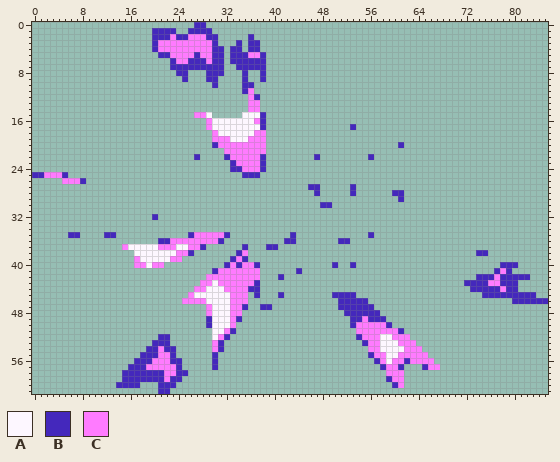
Edited in one commit: sprite sheet (Gondola-pk3/sprites/MM3/Hardman/CRITE0.png). This is how it looked before the edit.
The file is 86x62 pixels.
Palette (. is transparent): A #fdf7ff  B #4428bc  C #ff7bff
Pixels before, first column x 0:
 0 ...........................BB.........................................................
 1 ....................BBBB..BBBB........................................................
 2 ....................BBBCBBCCCBB.....B.................................................
 3 ....................BCCCCCCCCCB...B.BB................................................
 4 ....................BCCCCCCCCCBB.BB.BB................................................
 5 .....................BBCCCCBCCBB.BBBCCB...............................................
 6 .......................BCCBBBCBB.BBBBBB...............................................
 7 .......................BBBBBBBBB..BBBBB...............................................
 8 ........................BB...BBB...B..B...............................................
 9 .........................B...BB....B..B...............................................
10 ..............................B....BB.................................................
11 ...................................BC.................................................
12 ....................................CB................................................
13 ....................................CC................................................
14 ....................................CC................................................
15 ...........................CCA.....AAAB...............................................
16 .............................CAAAAAAACB...............................................
17 .............................CAAAAAAAAB..............B................................
18 ..............................CAAAAAACC...............................................
19 ..............................CCCAAACCC...............................................
20 ..............................BCCCCCCCC......................B........................
21 ................................CCCCCCC...............................................
22 ...........................B....BCCCCCB........B........B.............................
23 .................................BCCCCB...............................................
24 .................................BBCCCB...............................................
25 BBCCCB.............................BBB................................................
26 .....CCCB.............................................................................
27 ..............................................BB.....B................................
28 ...............................................B.....B......BB........................
29 .............................................................B........................
30 ................................................BB....................................
31 ......................................................................................
32 ....................B.................................................................
33 ......................................................................................
34 ......................................................................................
35 ......BB....BB............BCCCCCB..........B............B.............................
36 .....................BBCCCCCCCCB..........BB.......BB.................................
37 ...............CAAAAACCCAACCB......B...BB.............................................
38 .................AAAAAAACCB.......BC......................................BB..........
39 .................CAAAAACC........BCB..................................................
40 .................CCACC..........BCBCCB............B..B........................BBB.....
41 ..............................BCCCCCCC......B................................BCB......
42 .............................CCCCCCCCC...B................................BBBCBBBBB...
43 ............................CCACCCCCCB..................................BBBBCCBBB.....
44 ...........................CCAAACCCCBB...................................BBBBBCBB.....
45 ..........................CAAAAAACCC.B...B........BBBB.....................BBBBBBBBB..
46 .........................CCCCAAAACCC...............BBBBB........................BBBBBB
47 .............................CAAACCB..BB...........BBBBBB.............................
48 .............................CAAACC.................BBBBBB............................
49 .............................BAAACB..................BBCBBB...........................
50 .............................BAAAC...................BCCCCCB..........................
51 ..............................AACB....................CCCCCCCB........................
52 .....................BB.......ACB.....................BCCCAACCC.......................
53 ....................BBB.......CB.......................BCCAAACCC......................
54 ...................BBCBB......CB........................CCAAAACCC.....................
55 ..................BBBCCB......B.........................BCCAACCCCC....................
56 .................BBBCCCBB.....B..........................BCACCBCCCC...................
57 ................BBBCCCCCB.....B...........................BCCB...BCC..................
58 ...............BBBBBBBCCBB.................................CCC........................
59 ...............BBBBBBBCBB..................................BCC........................
60 ..............BBBB...BBB....................................BC........................
61 .....................BB...............................................................
Now the later version:
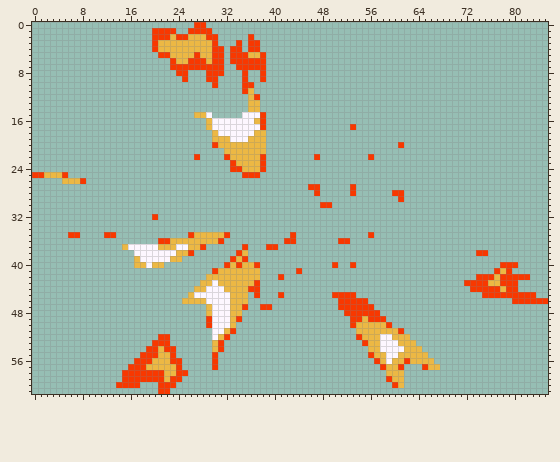
Diff:
Colour B changes from #4428bc to #f83800.
Colour C changes from #ff7bff to #ecb844.
